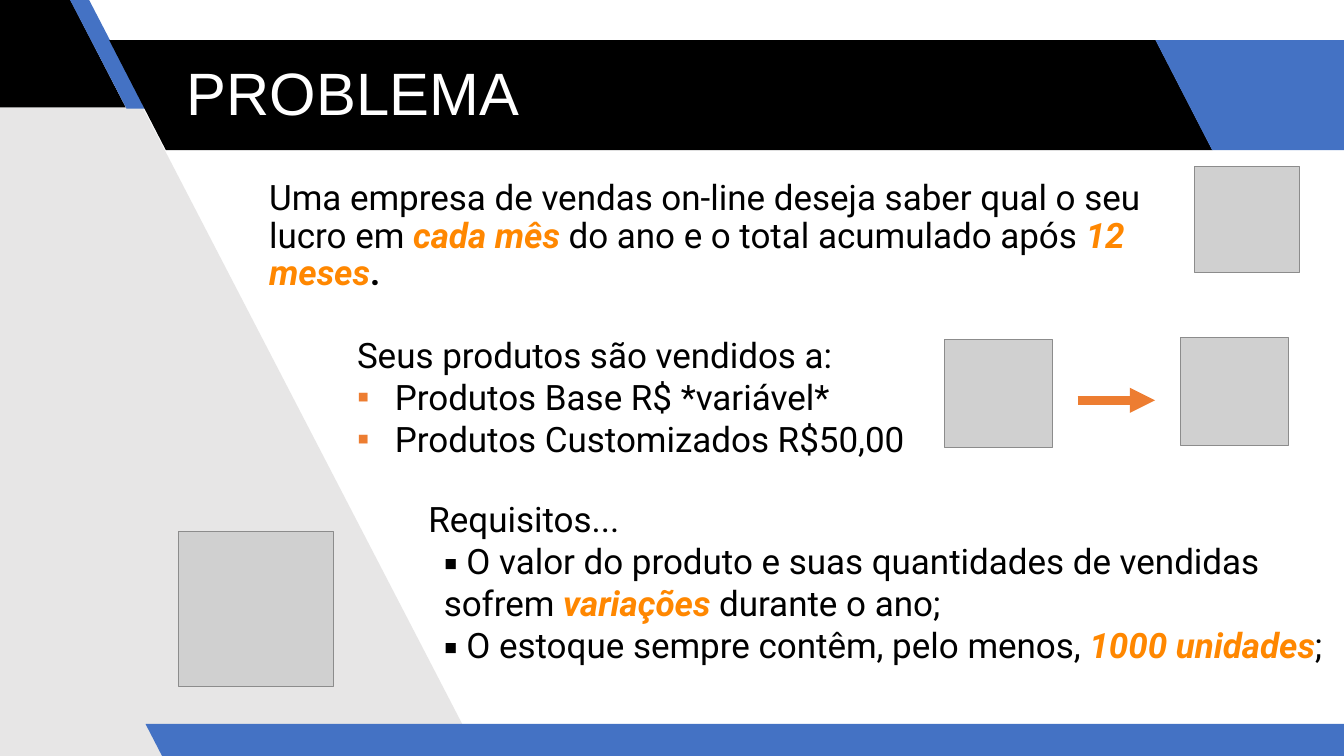
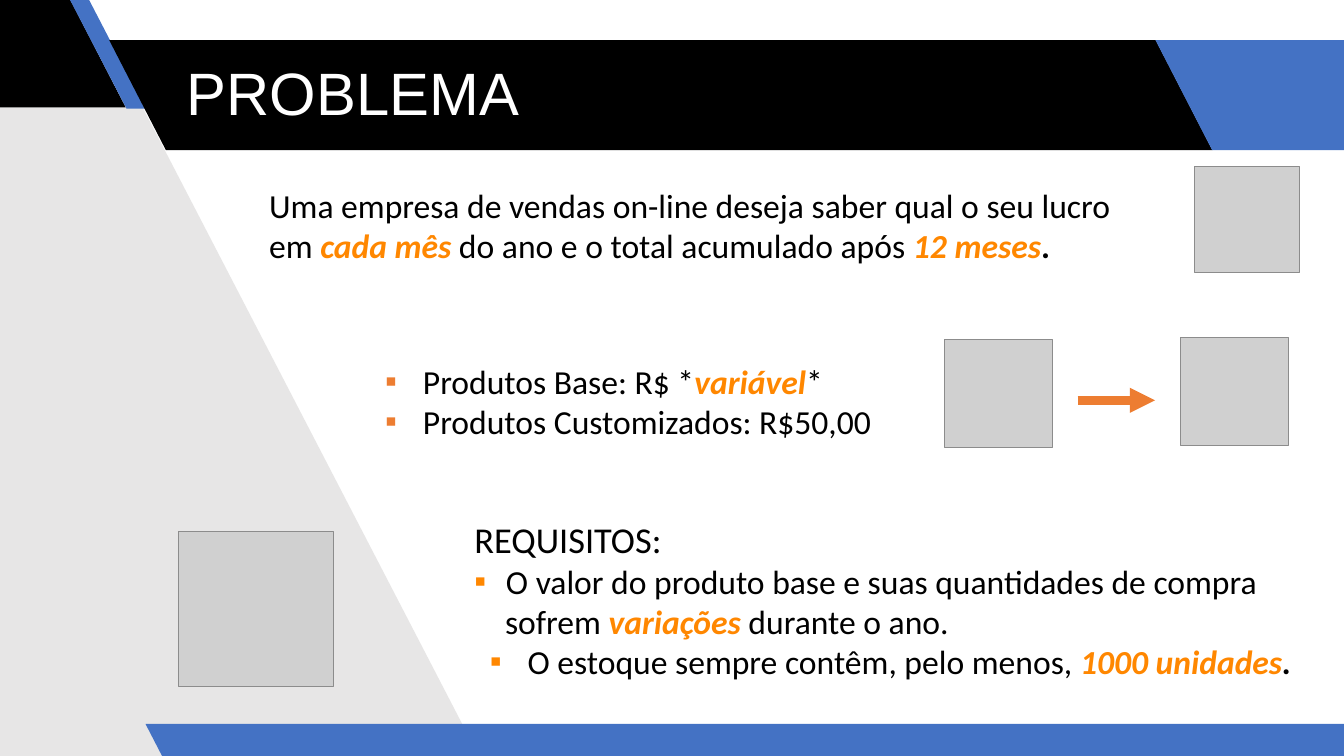
Before and after one commit to tech-warriors-corporation/profitco, a slide deck: slide 2 of presentation.pptx. Drawn at 1344x756 pixels with LibreOffice and Linux fonts; fonts in the diff are those of the drawing; grey boxes stand for pictures. Boxes give left, top, right and bottom in pixels: in the first picture for what was removed or moved away, otherwise in the second. Text is boxed around its words. In the diff, an @@ line names an element or a change of style, - is before the commit and + after.

Commit message:
feat: added presentation

```diff
--- a/presentation.pptx
+++ b/presentation.pptx
@@ text "Uma empresa de vendas on-line ..." at (269,194,1110,264): size 25 to 24 pt, font Roboto to Calibri; line spacing 0.9 to 1 @@
@@ text at (423,370,871,438): text changed; size 25 to 24 pt; font Roboto to Calibri @@
-Seus produtos são vendidos a:
-▪ Produtos Base R$ *variável*
-▪ Produtos Customizados R$50,00
+▪ Produtos Base: R$ *variável*
+▪ Produtos Customizados: R$50,00
@@ text at (474,529,1292,680): text changed; size 25 to 24 pt; font Roboto to Calibri @@
-Requisitos...
-▪ O valor do produto e suas quantidades de vendidas sofrem variações durante o ano;
-▪ O estoque sempre contêm, pelo menos, 1000 unidades;
+REQUISITOS:
+▪ O valor do produto base e suas quantidades de compra
+sofrem variações durante o ano.
+▪ O estoque sempre contêm, pelo menos, 1000 unidades.
```
Also in this commit, not shown: 5 other slides changed, 1 other file.
